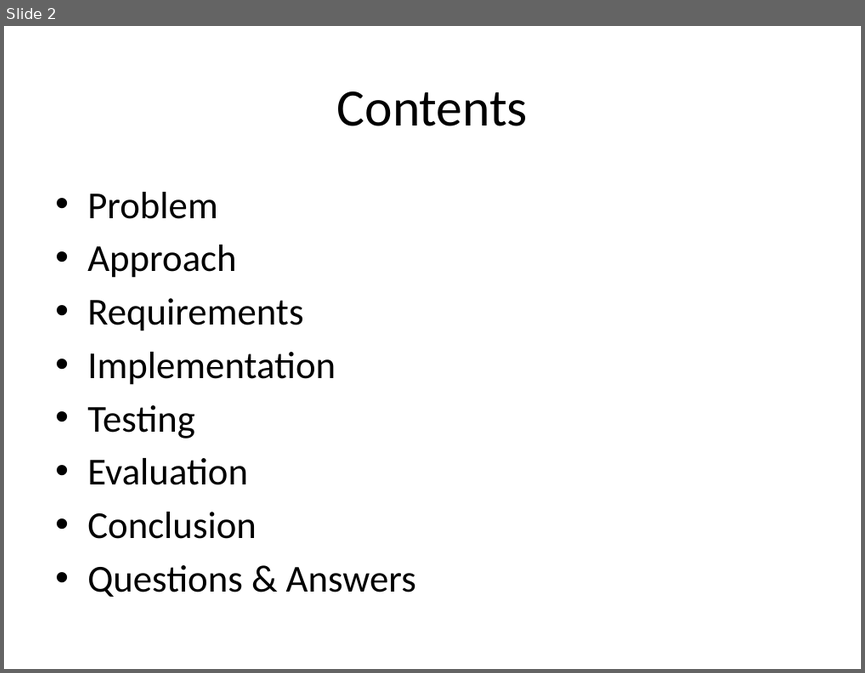
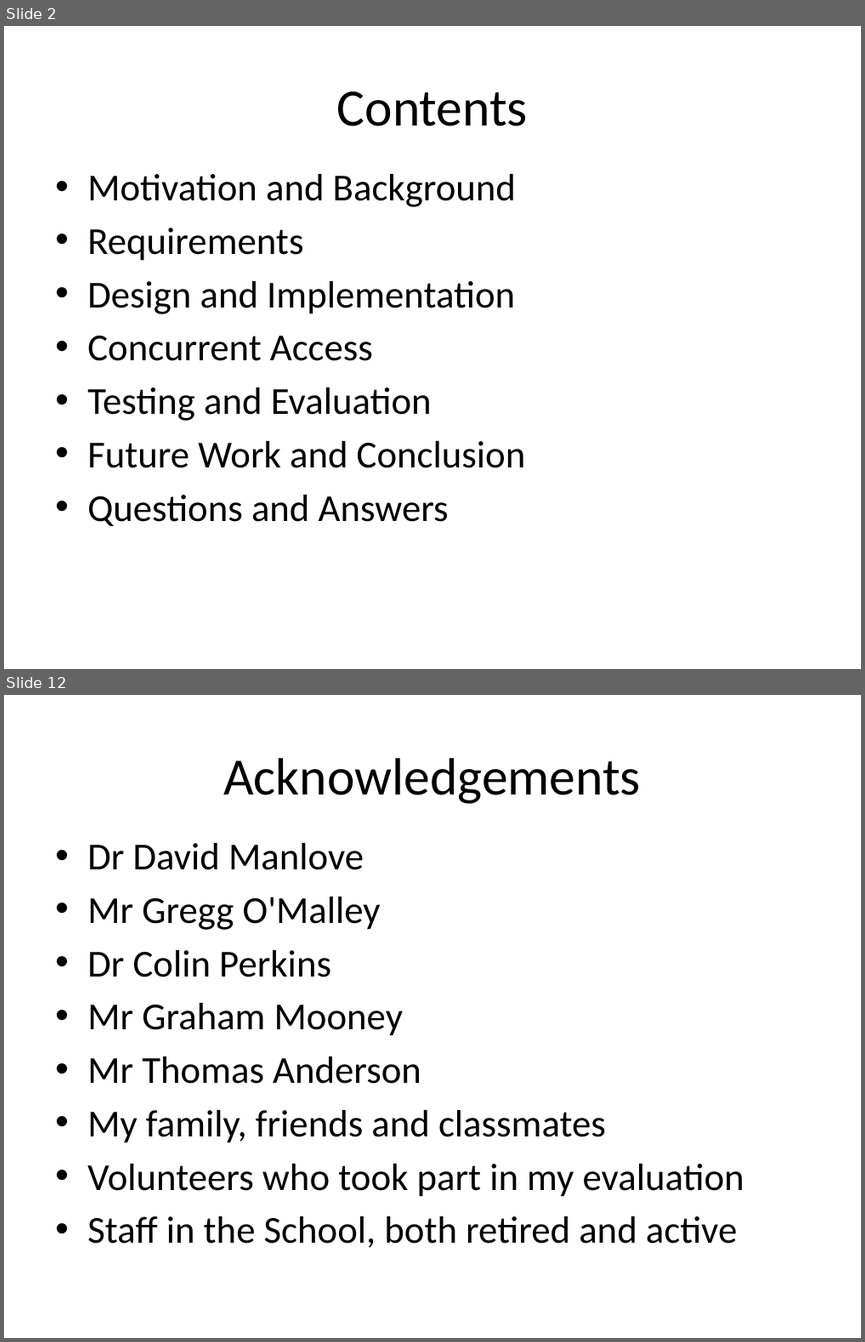
Before and after one commit to johnnyfoe/bibman, a slide deck: Documents/Presentation/Presentation.pptx. Shown one above the other, each under a label of ours: slide 2 before the commit, slides 2 and 12 after it; the slides between them are not shown. The pictures are 865x673 and 865x1342 pixels, drawn with LibreOffice and Linux fonts; fonts in the diff are those of the drawing; background and template pictures are left out. Boxes give left, top, right and bottom in pixels: in the first picture for what was removed or moved away, otherwise in the second. Text is boxed around its words. In the diff, an @@ line names an element or a change of style, - is before the commit and + after.

```diff
--- a/Documents/Presentation/Presentation.pptx
+++ b/Documents/Presentation/Presentation.pptx
@@ slide 12 added at bbox=[4, 695, 861, 1338], background picture (left out) @@
@@ title added at bbox=[223, 758, 641, 804], 44 pt, text #000000 @@
+Acknowledgements
@@ text added at bbox=[87, 843, 744, 1247], 32 pt, text #000000 @@
+• Dr David Manlove
+• Mr Gregg O'Malley
+• Dr Colin Perkins
+• Mr Graham Mooney
+• Mr Thomas Anderson
+• My family, friends and classmates
+• Volunteers who took part in my evaluation
+• Staff in the School, both retired and active
@@ slide 2 changed as well @@
@@ text "Motivation and Background": place and size @@
-text "Motivation and Background" at bbox=[87, 192, 416, 596]
+text "Motivation and Background" at bbox=[87, 174, 526, 526]
@@ text at bbox=[87, 174, 516, 207]: text changed @@
-• Problem
-• Approach
+• Motivation and Background
@@ text at bbox=[87, 281, 526, 526]: text changed @@
-• Implementation
-• Testing
-• Evaluation
-• Conclusion
-• Questions & Answers
+• Design and Implementation
+• Concurrent Access
+• Testing and Evaluation
+• Future Work and Conclusion
+• Questions and Answers
```
Also in this commit, not shown: 1 other slide changed, 10 other slides added.
